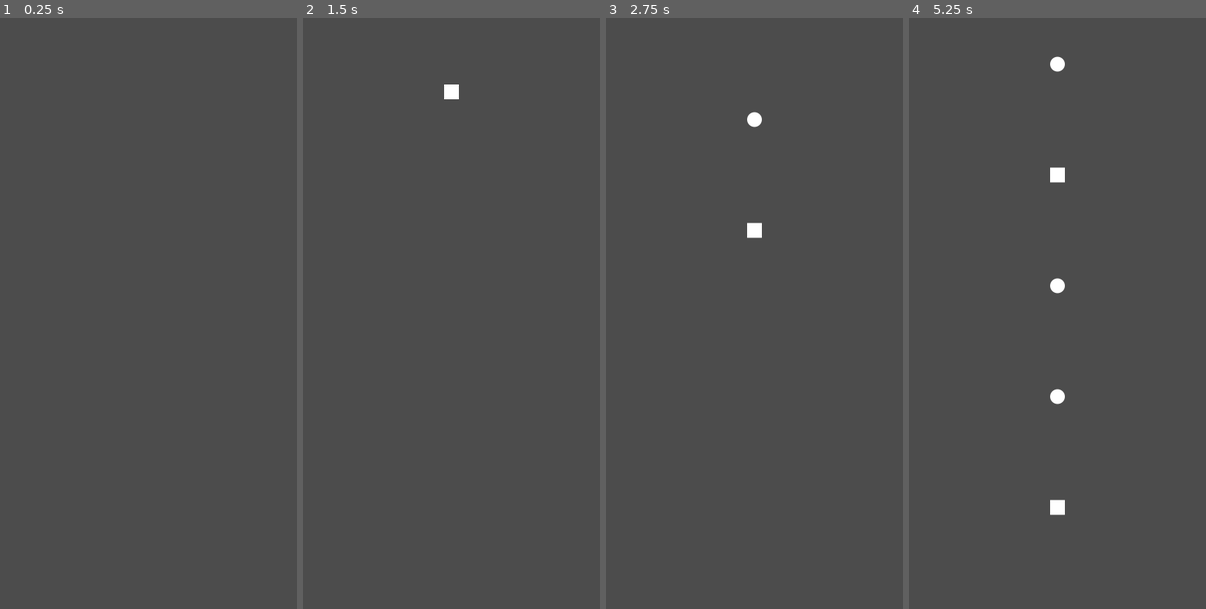
Above: before the commit, frames 1-4 (left to right).
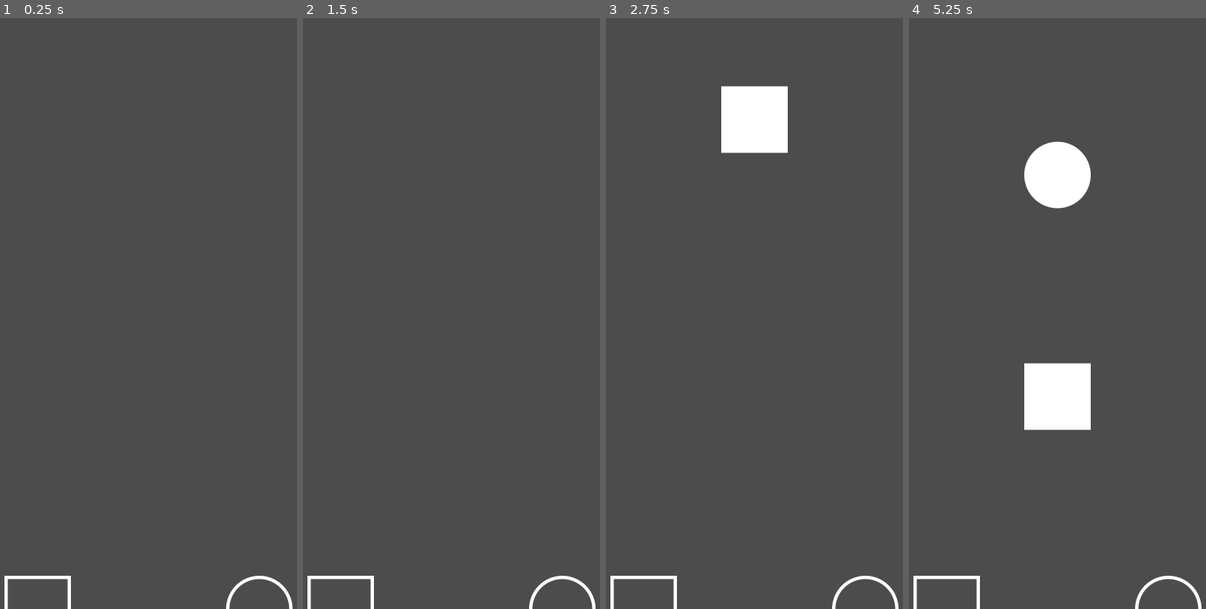
Above: after the commit, the same moments.

Repository: sakkaku-dev/geometry-tap
Game: Godot game, scene res://scenes/Main.tscn
Same seed, same stepped clock (60 frames per second), same inputs: the game is played once before the commit and once after it.
Inputs (mouse positions are in pixels of both pictures, inside the frame that each line leads up to):
- Up to frame 1 (0.25 s): no input
- Up to frame 2 (1.5 s): tap Enter at 0.5 s; move the mouse to (540, 283) at 0.52 s; tap Alt at 0.6 s; click (540, 283) at 0.67 s; drag from (371, 343) to (430, 431) at 1.27 s
- Up to frame 3 (2.75 s): move the mouse to (793, 183) at 2.02 s; tap Shift at 2.1 s; click (793, 183) at 2.17 s
- Up to frame 4 (5.25 s): drag from (1036, 431) to (938, 224) at 2.77 s; move the mouse to (1176, 402) at 3.52 s; tap Ctrl at 3.6 s; click (1176, 402) at 3.67 s; drag from (938, 224) to (998, 165) at 4.27 s; move the mouse to (1078, 313) at 5.02 s; tap Alt at 5.1 s; click (1078, 313) at 5.17 s

The runs differ from the first frame. In frame 1, 0.5% of the frame differs, in the area x 1-99%, y 94-100%; in frame 2, 0.6%; in frame 3, 3.1%; in frame 4, 5.2%, in the area x 1-99%, y 6-100%.

Commit message:
feat: add geometry outlines

Diff:
--- a/scenes/Main.tscn
+++ b/scenes/Main.tscn
@@ -1,8 +1,10 @@
-[gd_scene load_steps=4 format=2]
+[gd_scene load_steps=6 format=2]
 
 [ext_resource path="res://scenes/geometry/GeometrySpawner.tscn" type="PackedScene" id=1]
 [ext_resource path="res://src/InputReader.gd" type="Script" id=2]
 [ext_resource path="res://scenes/Main.gd" type="Script" id=3]
+[ext_resource path="res://scenes/square_outline.png" type="Texture" id=4]
+[ext_resource path="res://scenes/circle_outline.png" type="Texture" id=5]
 
 [node name="Main" type="Node2D"]
 script = ExtResource( 3 )
@@ -13,4 +15,15 @@
 [node name="InputReader" type="Node" parent="."]
 script = ExtResource( 2 )
 
+[node name="Outlines" type="Node2D" parent="."]
+position = Vector2( 540, 1600 )
+
+[node name="Square" type="Sprite" parent="Outlines"]
+position = Vector2( -300, 0 )
+texture = ExtResource( 4 )
+
+[node name="Circle" type="Sprite" parent="Outlines"]
+position = Vector2( 300, 0 )
+texture = ExtResource( 5 )
+
 [connection signal="swipe" from="InputReader" to="." method="_on_InputReader_swipe"]
--- a/scenes/geometry/GeometrySpawner.tscn
+++ b/scenes/geometry/GeometrySpawner.tscn
@@ -9,6 +9,7 @@
 geometries = [ ExtResource( 2 ), ExtResource( 3 ) ]
 
 [node name="Timer" type="Timer" parent="."]
+wait_time = 2.0
 autostart = true
 
 [connection signal="timeout" from="Timer" to="." method="_on_Timer_timeout"]
Binary file added: scenes/circle_outline.png
Binary file changed: scenes/geometry/circle.png
Binary file changed: scenes/geometry/square.png
Binary file added: scenes/square_outline.png
